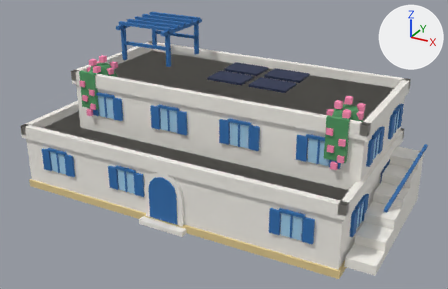
Renders of the Blender file assets/managed-models/buildings/house-2x1-2f-aegean-a-solar/house-2x1-2f-aegean-a-solar.blend from each side of a commit.
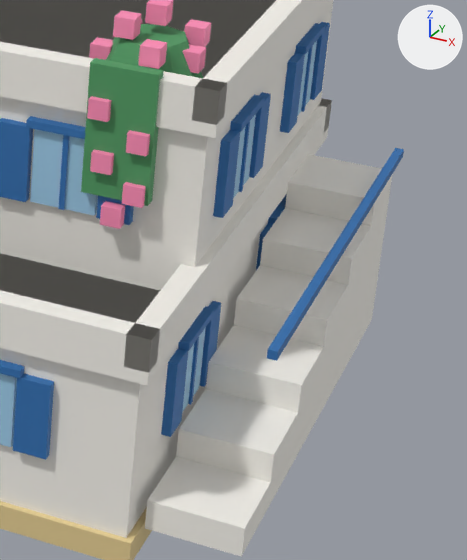
Each version appears first whole from a camera (50 mm lens) standing at (1.49, -2.69, 1.64) and looking at (0.03, -0.04, 0.31), and next in a close-up on the part from 66% to 100% of the width and 33% to 96% of the height. Every picture has the same lights, and +X, +Y and +Z are marked at upper right. The last two pictures show the newer version.

The first close-up shows 'house-2x1-2f-aegean-a-solar'.
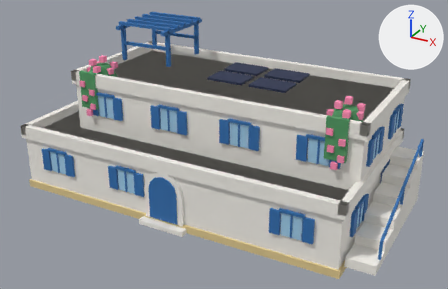
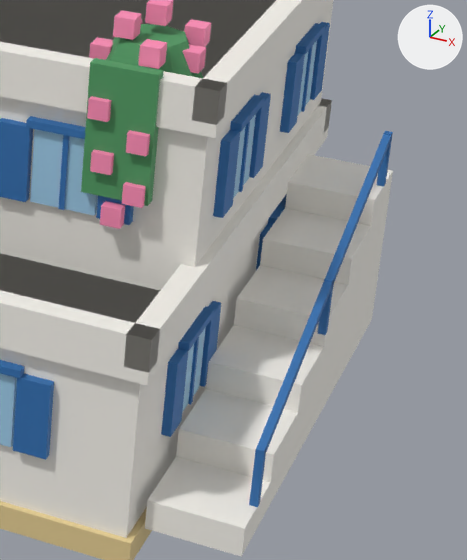
The change, as a diff of the scene's bpy script:
```diff
--- a/assets/managed-models/buildings/house-2x1-2f-aegean-a-solar/house-2x1-2f-aegean-a-solar.blend.py
+++ b/assets/managed-models/buildings/house-2x1-2f-aegean-a-solar/house-2x1-2f-aegean-a-solar.blend.py
@@ me_house_2x1_2f_aegean_a_solar @@
 # used by ob_house_2x1_2f_aegean_a_solar; location = (0.0, 0.0, 0.0)
-me_house_2x1_2f_aegean_a_solar.from_pydata(...)  # 1500 vertices, 1116 faces; spans x -1.0..0.99, y -0.5..0.5, z 0.0..0.87
+me_house_2x1_2f_aegean_a_solar.from_pydata(...)  # 1524 vertices, 1134 faces; spans x -1.0..0.99, y -0.5..0.5, z 0.0..0.87
+# me_house_2x1_2f_aegean_a_solar part 1: the loose piece of 8 vertices spanning x 0.97..0.99, y -0.35..0.43, z 0.32..0.33 is turned 19.7 degrees about the x axis through its middle and scaled by 0.885, then moved by (0.0, -0.07, -0.04)
+# me_house_2x1_2f_aegean_a_solar part 2: a new loose piece, a box spanning x 0.974..0.986, y -0.356..-0.344, z 0.087..0.179, in mat_m_house_2x1_2f_aegean_a_solar
+# me_house_2x1_2f_aegean_a_solar part 3: a new loose piece, a box spanning x 0.974..0.986, y -0.031..-0.019, z 0.203..0.295, in mat_m_house_2x1_2f_aegean_a_solar
+# me_house_2x1_2f_aegean_a_solar part 4: a new loose piece, a box spanning x 0.974..0.986, y 0.294..0.306, z 0.32..0.412, in mat_m_house_2x1_2f_aegean_a_solar
 me_house_2x1_2f_aegean_a_solar.materials.append(mat_m_house_2x1_2f_aegean_a_solar)
```

What differs and where, as boxes [x1, y1, x2, y2] in the close-ups (467 x 560 px; the box of a moved part takes in the faces that stretch with it):
'house-2x1-2f-aegean-a-solar', reshaped: before [0, 0, 404, 560]; after [0, 0, 393, 560]
part 1 of me_house_2x1_2f_aegean_a_solar, moved or reshaped: before [267, 148, 404, 361]; after [257, 134, 391, 454]
part 2 of me_house_2x1_2f_aegean_a_solar, added (blue): after [249, 448, 266, 507]
part 3 of me_house_2x1_2f_aegean_a_solar, added: after [318, 279, 334, 335]
part 4 of me_house_2x1_2f_aegean_a_solar, added: after [377, 131, 393, 186]
